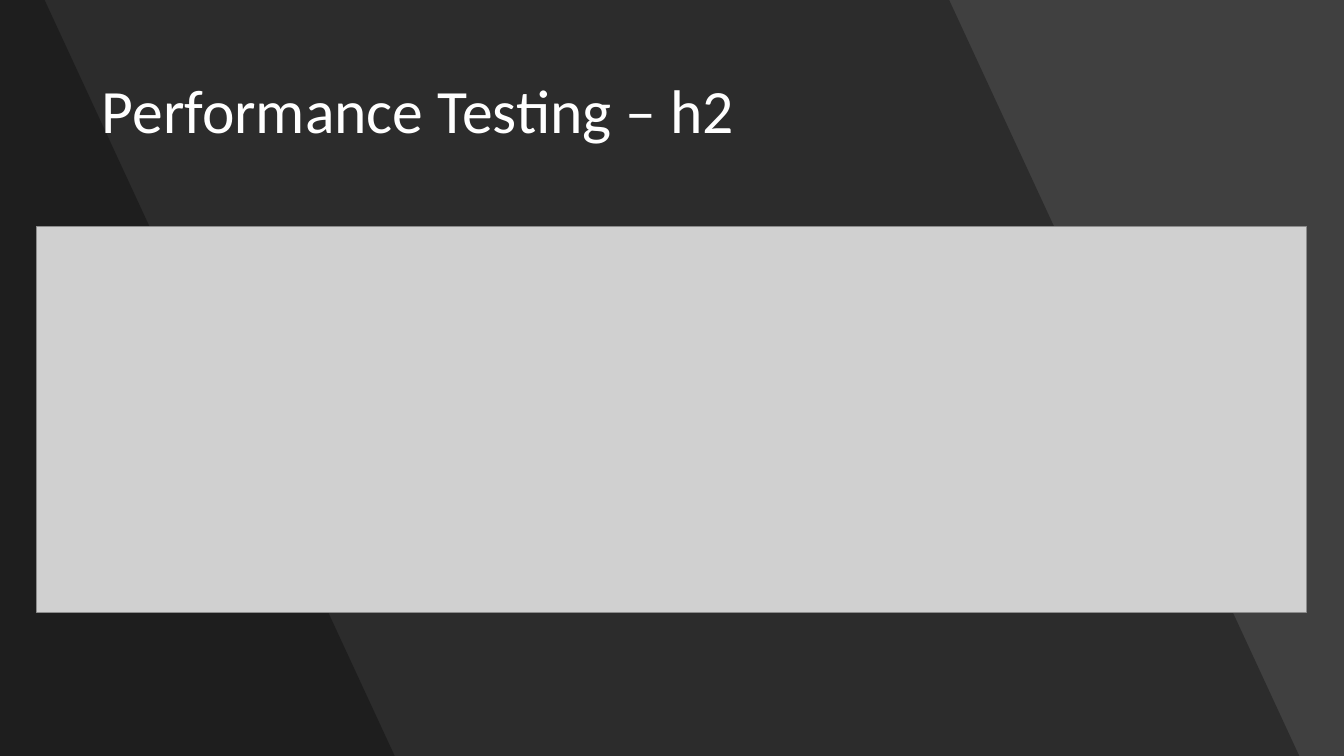
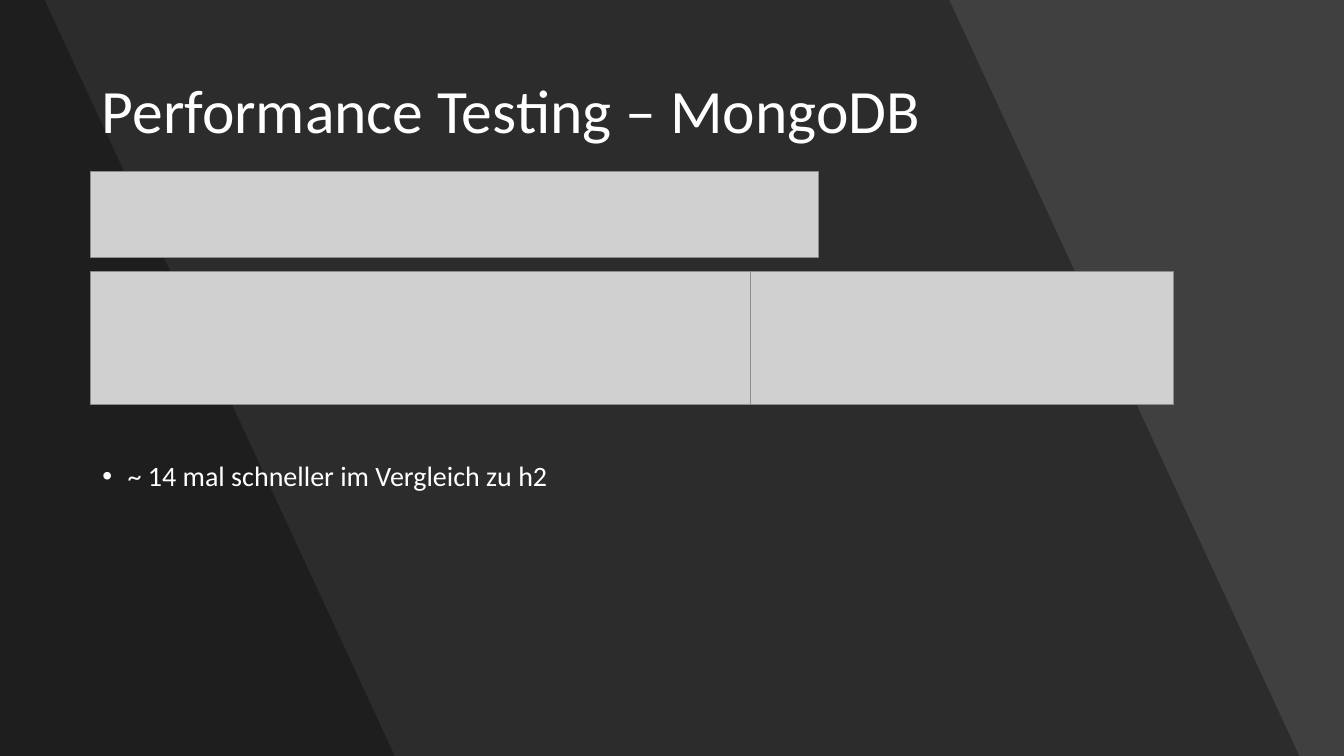
Before and after one commit to webbureaucrat/learn-duel, a slide deck: slide 17 of swar_learn_duel.pptx. Drawn at 1344x756 pixels with LibreOffice and Linux fonts; fonts in the diff are those of the drawing; grey boxes stand for pictures. Boxes give left, top, right and bottom in pixels: in the first picture for what was removed or moved away, otherwise in the second. Text is boxed around its words. In the diff, an @@ line names an element or a change of style, - is before the commit and + after.

Commit message:
Edit testing slides

```diff
--- a/swar_learn_duel.pptx
+++ b/swar_learn_duel.pptx
@@ text at (102, 90, 920, 144): text changed @@
-Performance Testing – h2
+Performance Testing – MongoDB
@@ picture added at (91, 171, 819, 258) @@
@@ picture removed at (37, 227, 1308, 612) @@
@@ picture added at (91, 271, 1066, 404) @@
@@ picture added at (751, 271, 1174, 404) @@
@@ text added at (148, 466, 547, 491), 20 pt, text #FFFFFF @@
+• ~ 14 mal schneller im Vergleich zu h2
```
Also in this commit, not shown: 4 other slides changed, 1 slide removed.
